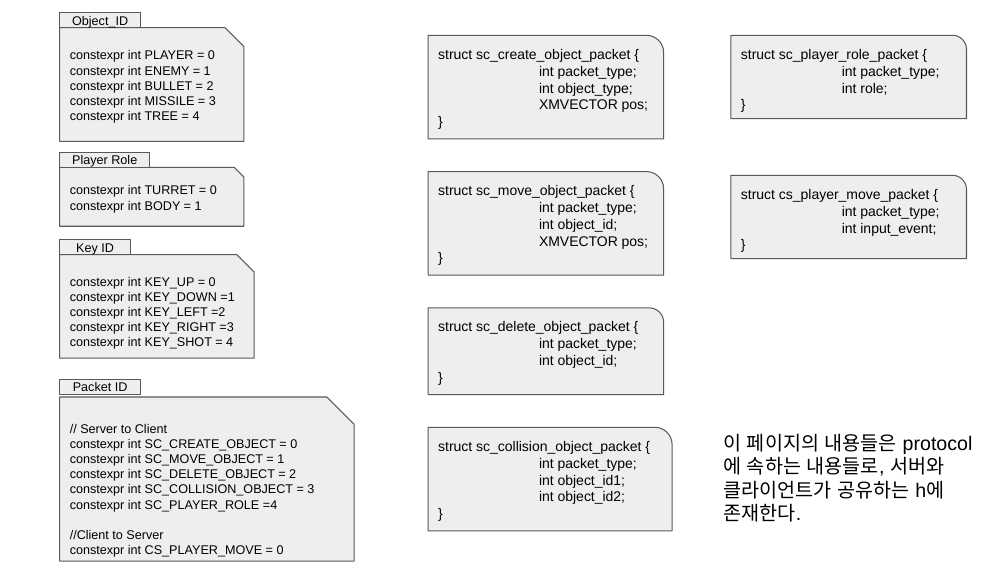
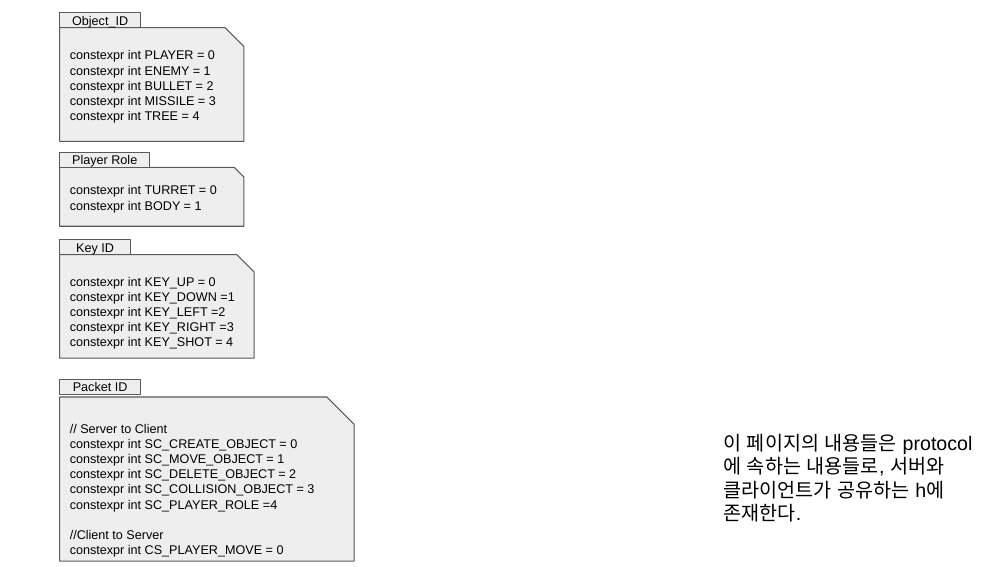
Before and after one commit to KimDJ7105/2023_network_game_project, a slide deck: slide 1 of 임시 로우레벨디자인.pptx. Drawn at 1008x567 pixels with LibreOffice and Linux fonts; fonts in the diff are those of the drawing. Boxes give left, top, right and bottom in pixels: in the first picture for what was removed or moved away, otherwise in the second. Text is boxed around its words. In the diff, an @@ line names an element or a change of style, - is before the commit and + after.

```diff
--- a/임시 로우레벨디자인.pptx
+++ b/임시 로우레벨디자인.pptx
@@ round rect removed at (x1=428, y1=35, x2=664, y2=139) @@
-struct sc_create_object_packet {
-int packet_type;
-int object_type;
-XMVECTOR pos;
-}
@@ round rect removed at (x1=731, y1=35, x2=967, y2=119) @@
-struct sc_player_role_packet {
-int packet_type;
-int role;
-}
@@ round rect removed at (x1=428, y1=171, x2=664, y2=275) @@
-struct sc_move_object_packet {
-int packet_type;
-int object_id;
-XMVECTOR pos;
-}
@@ round rect removed at (x1=731, y1=175, x2=967, y2=259) @@
-struct cs_player_move_packet {
-int packet_type;
-int input_event;
-}
@@ round rect removed at (x1=428, y1=307, x2=664, y2=394) @@
-struct sc_delete_object_packet {
-int packet_type;
-int object_id;
-}
@@ round rect removed at (x1=428, y1=427, x2=672, y2=531) @@
-struct sc_collision_object_packet {
-int packet_type;
-int object_id1;
-int object_id2;
-}
```
Also in this commit, not shown: 1 other slide changed, 1 slide added.
